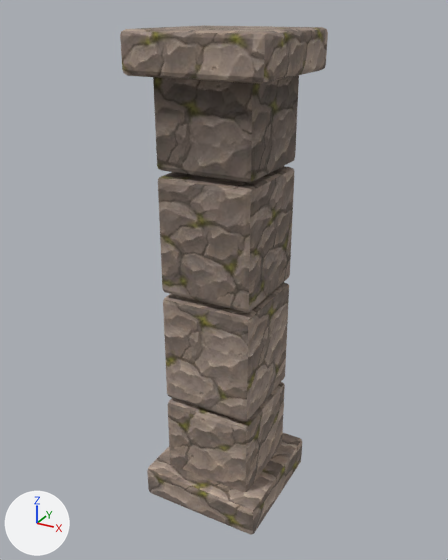
What one commit did to the glTF model assets/models/build/pillar__cut_stone.glb.
Before and after are seen from a 50 mm camera at (1.121, -2.072, 2.067) aimed at (-0.02, 0.003, 1.029). Arrows for +X, +Y and +Z are at lower left; the lights stay in place. The first picture is the older version. Vertices at exactly the same position are counted once.

In view in the first picture: 'model'.
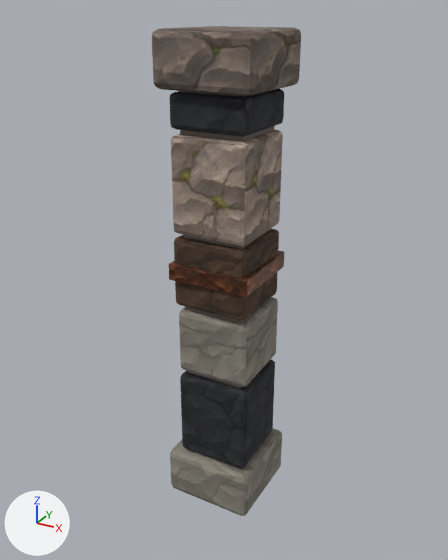
What differs and where, as boxes (x1, y1, x2, y2) in the pictures (448 x 560 px; the box of a moved part takes in the faces that stretch with it):
'model', reshaped (28% narrower): before (120, 25, 328, 534); after (152, 26, 301, 516)
part 1 of me_cube_005, moved or reshaped: before (158, 166, 294, 312); after (169, 250, 284, 297)
part 2 of me_cube_005, moved or reshaped: before (163, 282, 289, 421); after (179, 297, 278, 387)
part 3 of me_cube_005, added (mostly hidden): after (179, 91, 275, 388)
part 4 of me_cube_005, added: after (180, 359, 275, 468)
part 5 of me_cube_005, moved or reshaped: before (120, 25, 328, 84); after (170, 89, 284, 137)
part 6 of me_cube_005, added (brown): after (174, 229, 279, 321)
part 7 of me_cube_005, added (brown): after (171, 130, 283, 246)
part 8 of me_cube_005, cut back: before (147, 382, 302, 534); after (170, 429, 282, 516)
part 9 of me_cube_005, moved or reshaped: before (153, 75, 299, 183); after (152, 26, 301, 96)

Edits to the bpy script that builds the scene:
```text
Change me_cube_005:
    remove me_cube_005.from_pydata(...)  # 336 vertices, 648 faces; spans x -0.28..0.28, y -0.28..0.28, z 0.0..2.0
    add me_cube_005.from_pydata(...)  # 456 vertices, 876 faces; spans x -0.21..0.21, y -0.21..0.21, z 0.0..2.0
    me_cube_005 part 1: the loose piece of 56 vertices spanning x -0.2..0.2, y -0.2..0.2, z 1.01..1.49 is scaled about its middle by (0.915, 0.915, 0.143), then moved by (0.0, 0.0, -0.15), in mat_copper_b (picture img_copper_b)
    me_cube_005 part 2: the loose piece of 56 vertices spanning x -0.2..0.2, y -0.2..0.2, z 0.51..0.99 is scaled about its middle by (0.788, 0.788, 0.571), then moved by (0.01, 0.0, 0.03), in mat_limestone_b (picture img_limestone_b)
    me_cube_005 part 3: a new loose piece, a box spanning x -0.13..0.13, y -0.13..0.13, z 0.05..1.95, in mat_charcoal__0_50 (grey #766c67)
    me_cube_005 part 4: the loose piece of 56 vertices spanning x -0.2..0.2, y -0.2..0.2, z 0.01..0.49 is copied, and the copy is scaled about its middle by (0.788, 0.788, 0.807), then moved by (0.01, 0.0, 0.18), in mat_basalt_b (picture img_basalt_b); it spans x -0.15..0.17, y -0.17..0.16, z 0.23..0.62
    me_cube_005 part 5: the loose piece of 56 vertices spanning x -0.28..0.28, y -0.28..0.28, z 1.85..2.0 is scaled about its middle by (0.564, 0.564, 0.856), then moved by (0.0, 0.0, -0.2), in mat_basalt_b (picture img_basalt_b)
    me_cube_005 part 6: the loose piece of 56 vertices spanning x -0.2..0.2, y -0.2..0.2, z 1.01..1.49 is copied, and the copy is scaled about its middle by (0.788, 0.788, 0.594), then moved by (0.0, 0.0, -0.16), in mat_brownrock_b (picture img_brownrock_b); it spans x -0.17..0.16, y -0.17..0.16, z 0.95..1.24
    me_cube_005 part 7: the loose piece of 56 vertices spanning x -0.2..0.2, y -0.2..0.2, z 1.01..1.49 is copied, and the copy is scaled about its middle by (0.788, 0.788, 0.78), then moved by (0.0, -0.01, 0.2), in mat_stone_c (picture img_stone_c); it spans x -0.16..0.16, y -0.17..0.15, z 1.26..1.64
    me_cube_005 part 8: 4 vertices moved within x -0.19..0.19, y -0.19..0.19, z 0.02; 104 vertices removed from x -0.28..0.28, y -0.28..0.28, z 0.0..0.49; 48 vertices added at x -0.2..0.2, y -0.2..0.2, z 0.0..0.22
    me_cube_005 part 9: 4 vertices moved within x -0.19..0.19, y -0.19..0.19, z 1.98; 52 vertices removed from x -0.2..0.2, y -0.2..0.2, z 1.51..1.99; 52 vertices added at x -0.21..0.21, y -0.21..0.21, z 1.8..2.0
    remove me_cube_005.materials.append(mat_stone_a)  # picture img_stone_a
    add me_cube_005.materials.append(mat_copper_b)  # picture img_copper_b
    add me_cube_005.materials.append(mat_limestone_b)  # picture img_limestone_b
    add me_cube_005.materials.append(mat_charcoal__0_50)  # grey #766c67
    add me_cube_005.materials.append(mat_basalt_b)  # picture img_basalt_b
    add me_cube_005.materials.append(mat_brownrock_b)  # picture img_brownrock_b
```
